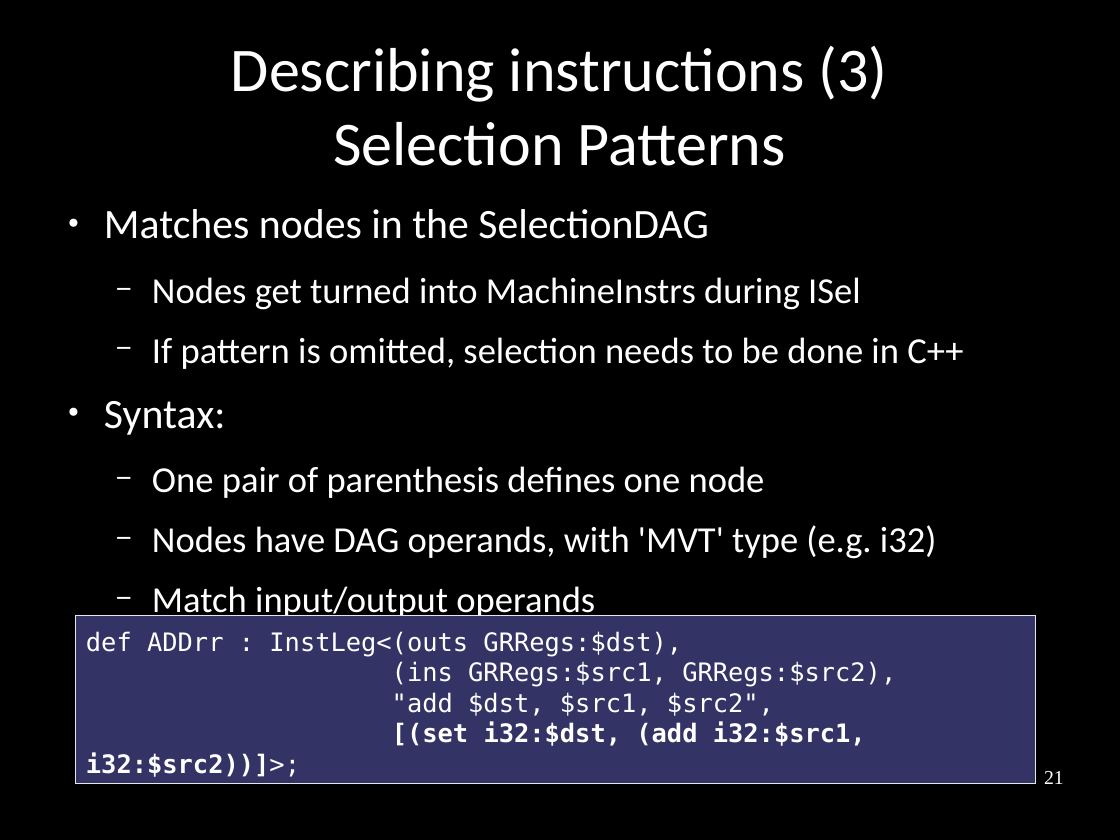
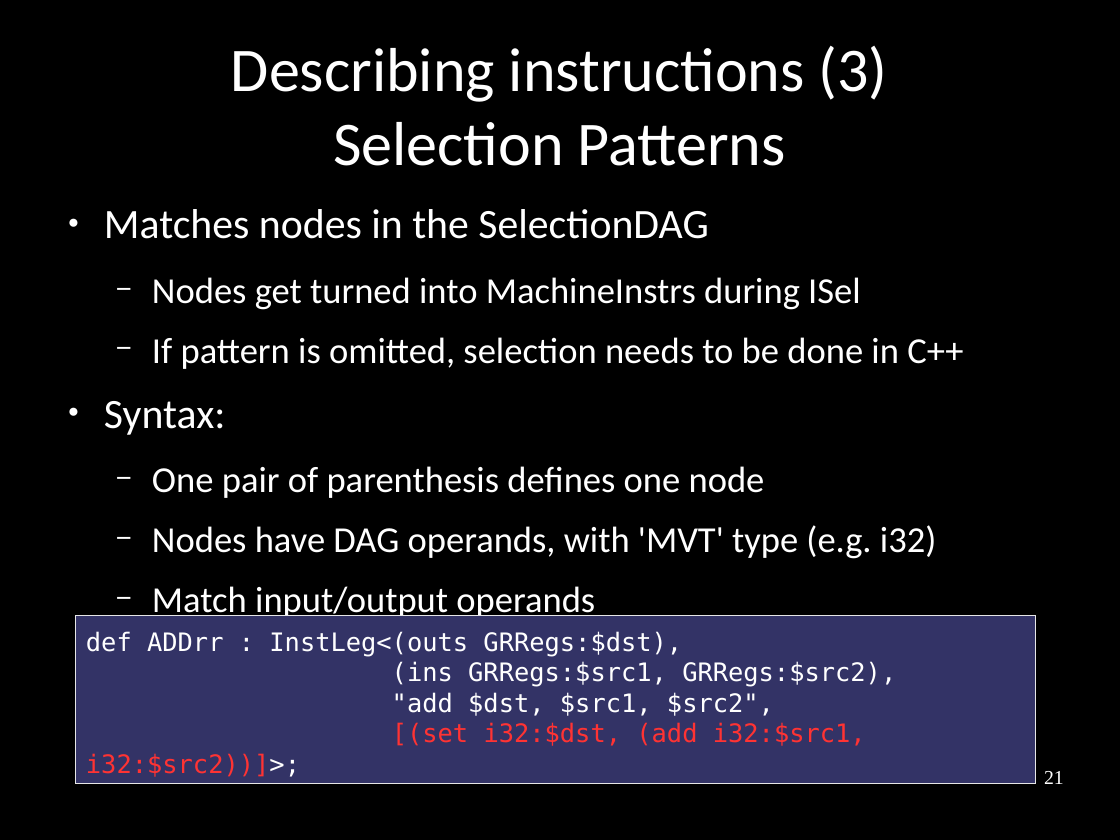
Before and after one commit to frasercrmck/llvm-leg, a slide deck: slide 21 of docs/Codeplay/Slides.odp. Drawn at 1120x840 pixels with LibreOffice and Linux fonts; fonts in the diff are those of the drawing. Boxes give left, top, right and bottom in pixels: in the first picture for what was removed or moved away, otherwise in the second. Text is boxed around its words. In the diff, an @@ line names an element or a change of style, - is before the commit and + after.

```diff
--- a/docs/Codeplay/Slides.odp
+++ b/docs/Codeplay/Slides.odp
@@ text in rectangle at <box>86,722,866,777</box>: text colour #FFFFFF to #FF3333, bold off in "[(set i32:$dst, (add i32:$src1, i32:$src2))]>;" @@
```
Also in this commit, not shown: 10 other slides changed, 6 slides added, 3 slides removed.
